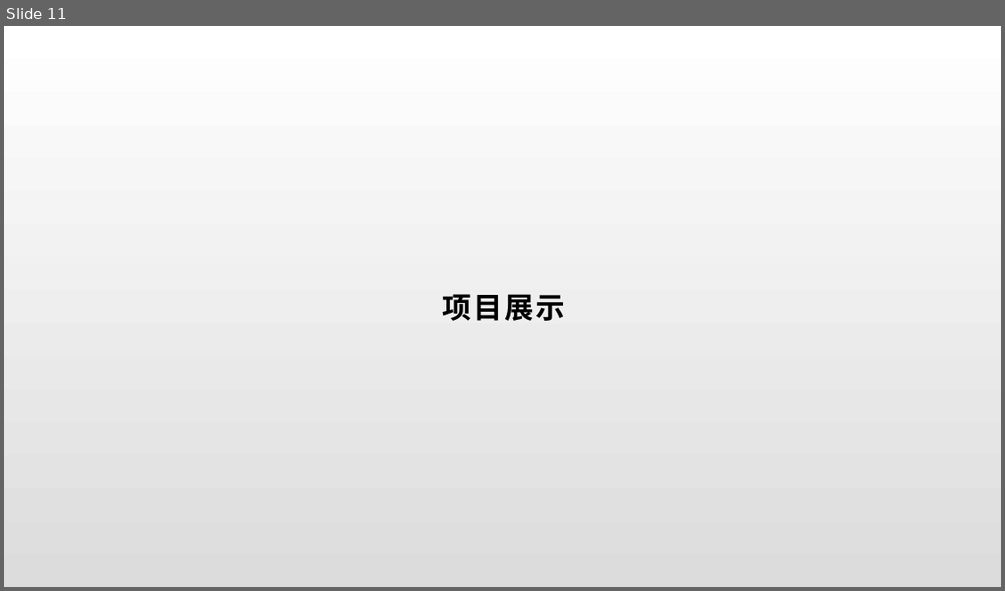
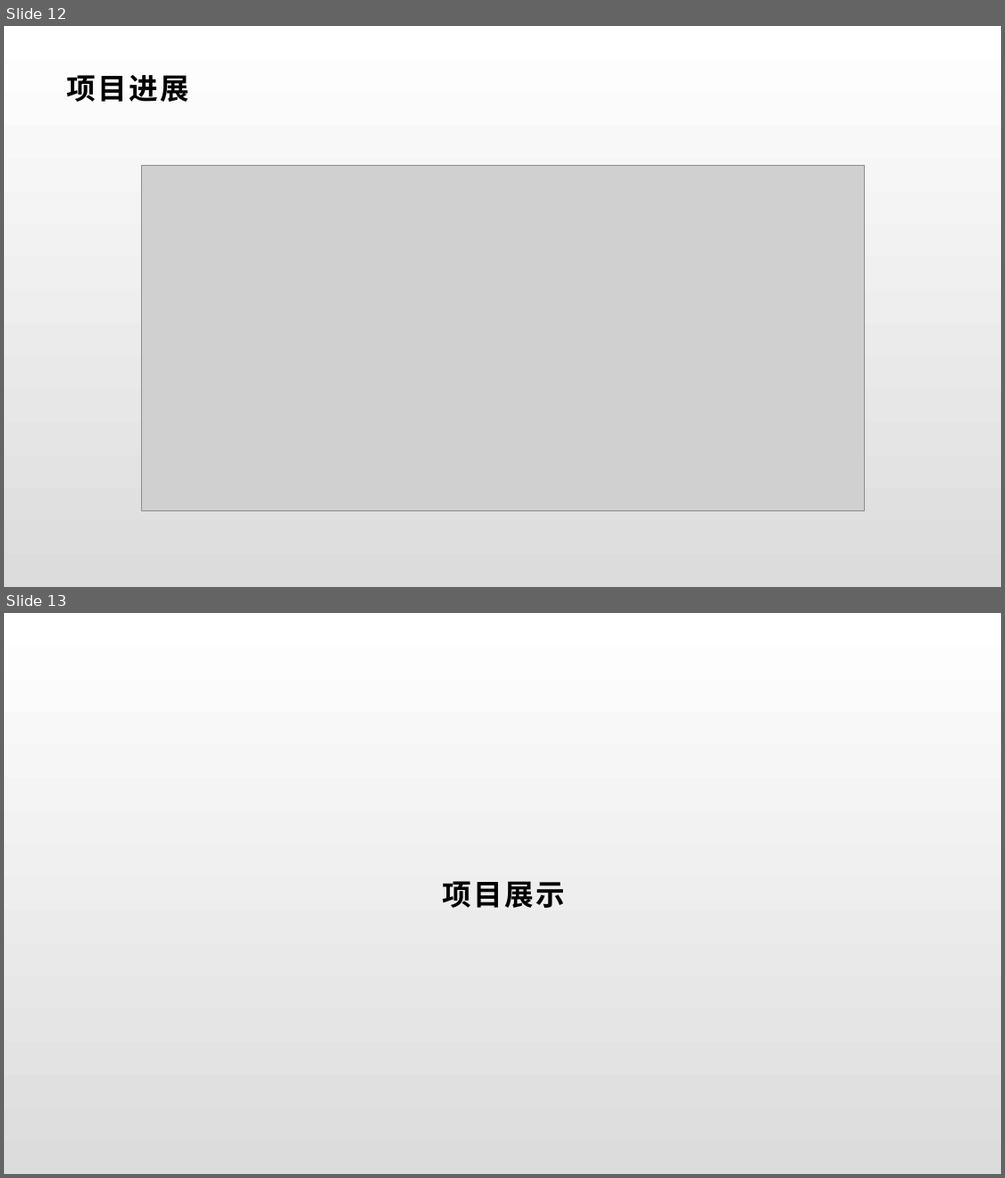
Before and after one commit to Senior-Software-Engineering/Documents, a slide deck: 案例与进度报告.pptx. Shown one above the other, each under a label of ours: slide 11 before the commit, slides 12 and 13 after it. The pictures are 1005x591 and 1005x1178 pixels, drawn with LibreOffice and Linux fonts; fonts in the diff are those of the drawing; grey boxes stand for pictures. Boxes give left, top, right and bottom in pixels: in the first picture for what was removed or moved away, otherwise in the second. Text is boxed around its words. In the diff, an @@ line names an element or a change of style, - is before the commit and + after.

```diff
--- a/案例与进度报告.pptx
+++ b/案例与进度报告.pptx
@@ slide 12 added at (x1=4, y1=26, x2=1001, y2=587), background gradient #FFFFFF to #DCDCDC @@
@@ title added at (x1=67, y1=75, x2=189, y2=102), 28 pt, text #000000, bold @@
+项目进展
@@ picture added at (x1=141, y1=165, x2=864, y2=510) @@
@@ what was slide 11 is now slide 13 @@
```
Also in this commit, not shown: 1 other slide added, 3 other files.
